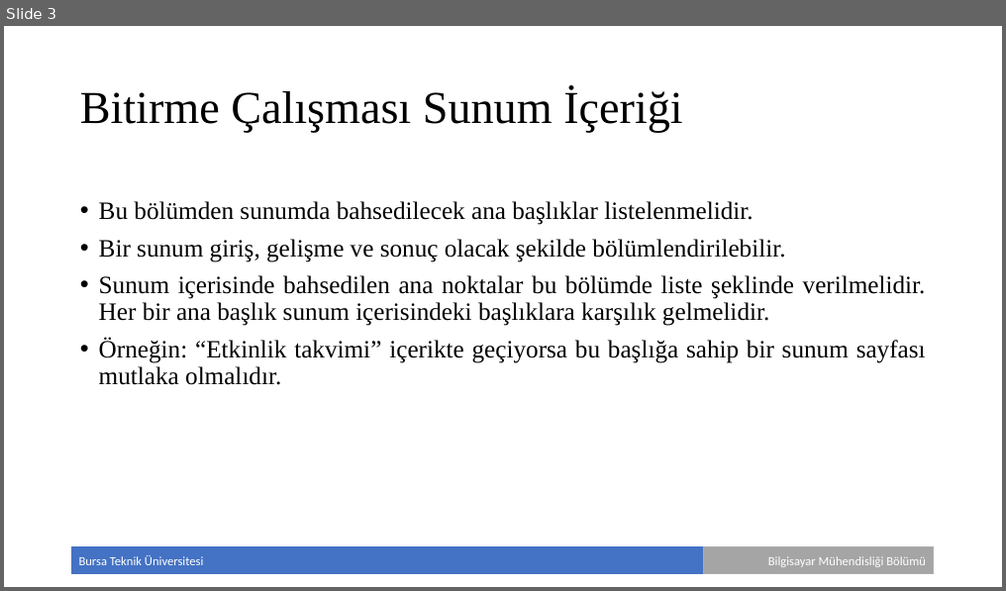
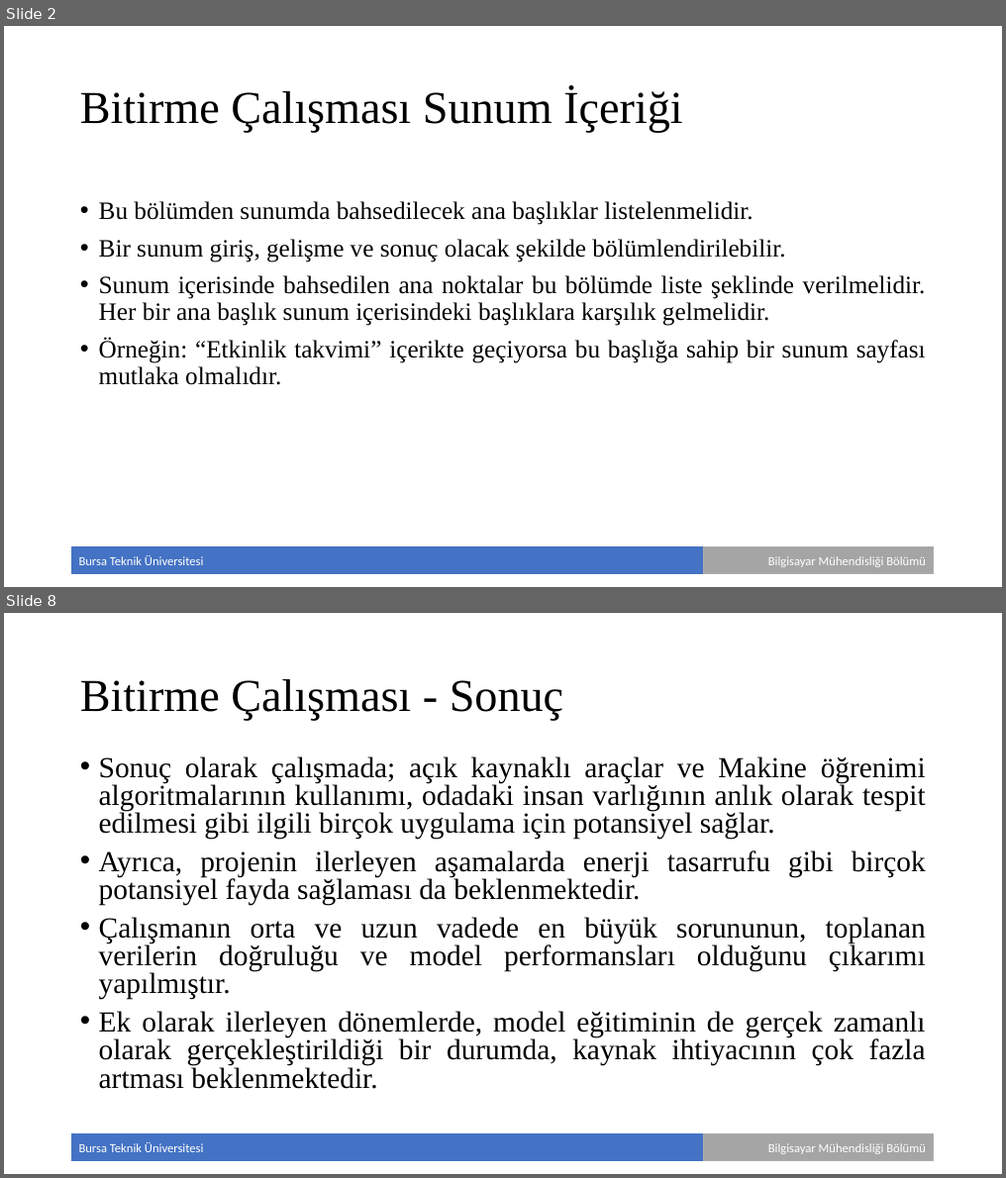
Before and after one commit to selcuksan/bitirme-projesi, a slide deck: documentation/Bitirme Çalışması - Sunum.pptx. Shown one above the other, each under a label of ours: slide 3 before the commit, slides 2 and 8 after it; the slides between them are not shown. The pictures are 1006x591 and 1006x1178 pixels, drawn with LibreOffice and Linux fonts; fonts in the diff are those of the drawing; background and template pictures are left out. Boxes give left, top, right and bottom in pixels: in the first picture for what was removed or moved away, otherwise in the second. Text is boxed around its words. In the diff, an @@ line names an element or a change of style, - is before the commit and + after.

```diff
--- a/documentation/Bitirme Çalışması - Sunum.pptx
+++ b/documentation/Bitirme Çalışması - Sunum.pptx
@@ slide 8 added at [4,613,1002,1174], background #FFFFFF; not listed: 2 template elements that a slide beside it also shows @@
@@ title added at [80,679,563,721], 44 pt, text #000000 @@
+Bitirme Çalışması - Sonuç
@@ text added at [99,757,926,1089], 28 pt, text #000000 @@
+• Sonuç olarak çalışmada; açık kaynaklı araçlar ve Makine öğrenimi algoritmalarının kullanımı, odadaki insan varlığının anlık olarak tespit edilmesi gibi ilgili birçok uygulama için potansiyel sağlar.
+• Ayrıca, projenin ilerleyen aşamalarda enerji tasarrufu gibi birçok potansiyel fayda sağlaması da beklenmektedir.
+• Çalışmanın orta ve uzun vadede en büyük sorununun, toplanan verilerin doğruluğu ve model performansları olduğunu çıkarımı yapılmıştır.
+• Ek olarak ilerleyen dönemlerde, model eğitiminin de gerçek zamanlı olarak gerçekleştirildiği bir durumda, kaynak ihtiyacının çok fazla artması beklenmektedir.
@@ what was slide 3 is now slide 2 @@
```
Also in this commit, not shown: 3 slides changed, 3 other slides added, 3 slides removed, 6 other files.
